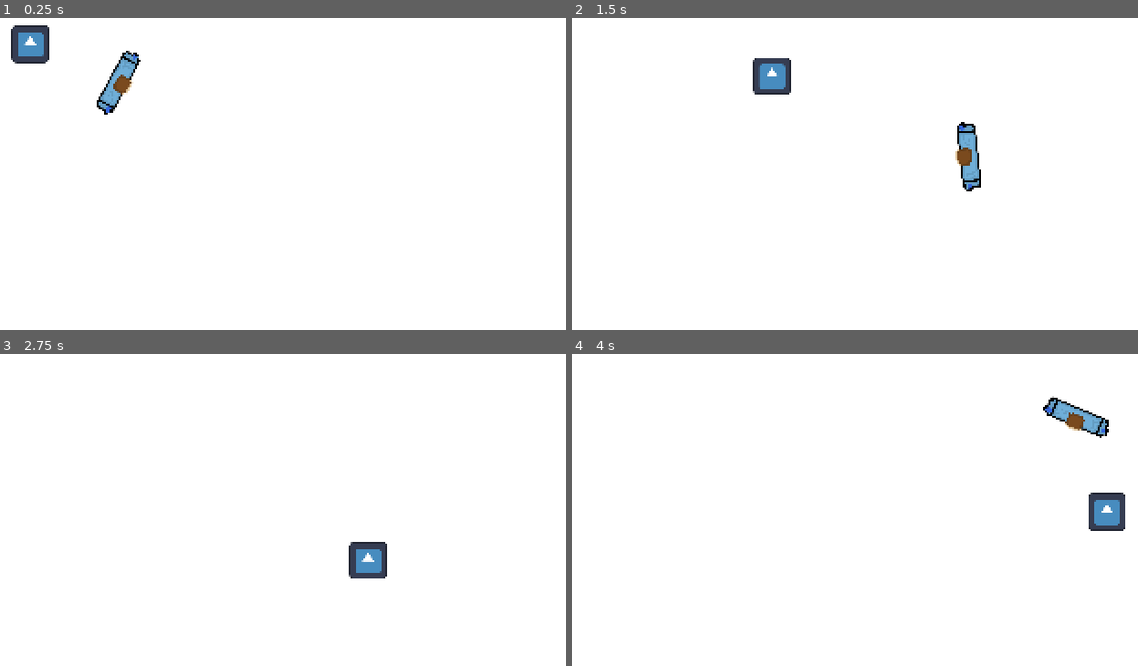
Above: before the commit, frames 1-4 (two rows, left to right).
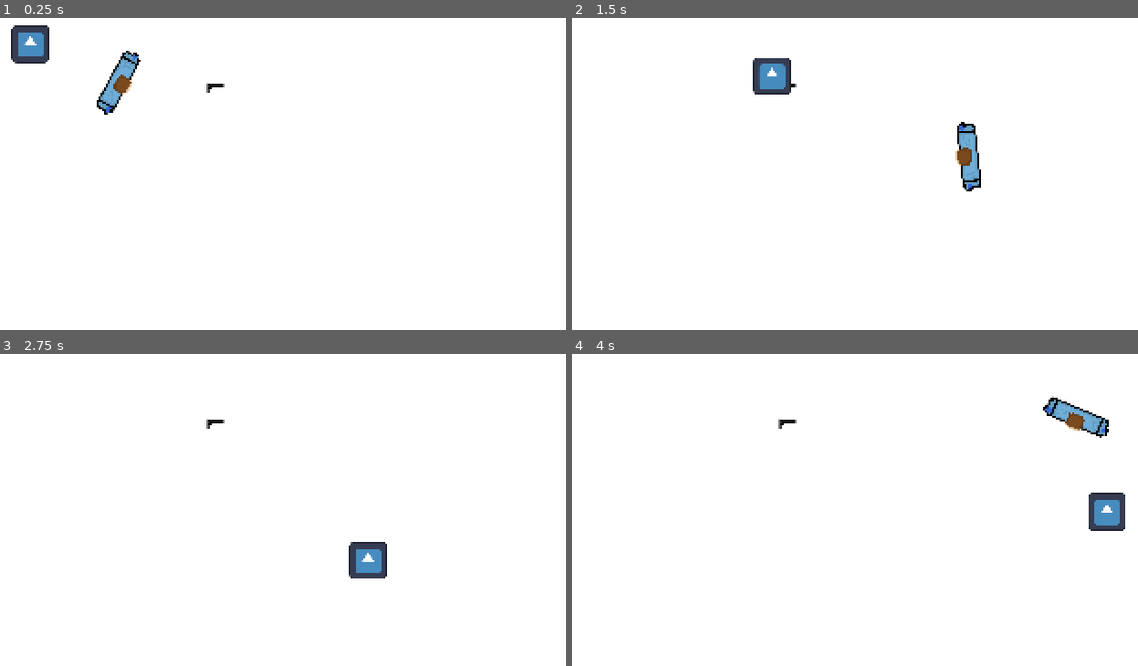
Above: after the commit, the same moments.

Repository: jarinjuan/ZizkovskaLajna
Game: Godot game, scene res://room.tscn
The game is run twice, just before and just after one commit, with the same random seed, the same clock (stepped at 60 frames per second) and the same inputs. The engine's default icon, where the game draws it, is replaced by a stand-in: a white triangle on a blue panel in a dark square.
Inputs (mouse positions are in pixels of both pictures, inside the frame that each line leads up to):
- Up to frame 1 (0.25 s): no input
- Up to frame 2 (1.5 s): tap Enter at 0.5 s; move the mouse to (973, 149) at 0.52 s; hold D (move_right) 0.53-1.28 s; right-click (973, 149) at 0.6 s; move the mouse to (730, 183) at 1.27 s; hold S (move_down) from 1.28 s (still down); right-click (730, 183) at 1.35 s
- Up to frame 3 (2.75 s): move the mouse to (333, 428) at 2.02 s; release S (move_down) at 2.03 s; hold D (move_right) from 2.03 s (still down); right-click (333, 428) at 2.1 s
- Up to frame 4 (4 s): move the mouse to (815, 566) at 2.77 s; release D (move_right) at 2.78 s; hold W (move_up) 2.78-3.53 s; right-click (815, 566) at 2.85 s; move the mouse to (1019, 550) at 3.52 s; hold A (move_left) from 3.53 s (still down); right-click (1019, 550) at 3.6 s

The runs differ from the first frame. In frame 1, less than 0.1% of the frame differs, in the area x 36-40%, y 21-24%; in frame 2, less than 0.1%; in frame 3, less than 0.1%; in frame 4, less than 0.1%.

Commit message:
added picking up a gun mechanic

Diff:
--- /dev/null
+++ b/zizkovskalajna/area_2d.gd
@@ -0,0 +1,18 @@
+extends Area2D
+
+@onready var player = get_node("../Player")
+const PICKUP_DISTANCE: float = 20.0
+
+var weapon_name: String = "pistol"
+
+func _process(delta: float) -> void:
+	if not is_instance_valid(player):
+		return
+
+	var to_player: Vector2 = player.position - position
+	var distance_to_player: float = to_player.length()
+
+	if distance_to_player <= PICKUP_DISTANCE and Input.is_action_just_pressed("mouse_right"):
+		if player.has_method("pick_up_weapon"):
+			player.pick_up_weapon(self)
+			queue_free()
--- a/zizkovskalajna/player.gd
+++ b/zizkovskalajna/player.gd
@@ -1,6 +1,7 @@
 extends CharacterBody2D
 
 const SPEED: int = 200
+var current_weapon = null
 
 func _physics_process(delta: float) -> void:
 	var movement := Vector2.ZERO
@@ -19,3 +20,7 @@
 
 	velocity = movement * SPEED
 	move_and_slide()
+
+func pick_up_weapon(weapon):
+	current_weapon = weapon.weapon_name
+	print("zvednuto: " + current_weapon) #kontrola jak to de
--- a/zizkovskalajna/player.tscn
+++ b/zizkovskalajna/player.tscn
@@ -1,7 +1,7 @@
 [gd_scene load_steps=4 format=3 uid="uid://c2xfro0t7ilr6"]
 
 [ext_resource type="Script" uid="uid://b865s1sv1xsyx" path="res://marker_2d.gd" id="1_onrkg"]
-[ext_resource type="Texture2D" uid="uid://d4ma4ykc13c60" path="res://Assets/topdownchar1_scaled.png" id="2_onrkg"]
+[ext_resource type="Texture2D" uid="uid://d4ma4ykc13c60" path="res://Assets/sprite_beta_player.png" id="2_onrkg"]
 
 [sub_resource type="RectangleShape2D" id="RectangleShape2D_onrkg"]
 size = Vector2(10, 34)
--- a/zizkovskalajna/project.godot
+++ b/zizkovskalajna/project.godot
@@ -46,6 +46,11 @@
 "events": [Object(InputEventKey,"resource_local_to_scene":false,"resource_name":"","device":0,"window_id":0,"alt_presse …(189 unchanged characters)…
 ]
 }
+mouse_right={
+"deadzone": 0.2,
+"events": [Object(InputEventMouseButton,"resource_local_to_scene":false,"resource_name":"","device":-1,"window_id":0,"alt_pressed":false,"shift_pressed":false,"ctrl_pressed":false,"meta_pressed":false,"button_mask":0,"position":Vector2(0, 0),"global_position":Vector2(0, 0),"factor":1.0,"button_index":2,"canceled":false,"pressed":false,"double_click":false,"script":null)
+]
+}
 
 [rendering]
 
--- a/zizkovskalajna/room.tscn
+++ b/zizkovskalajna/room.tscn
@@ -1,15 +1,18 @@
-[gd_scene load_steps=6 format=3 uid="uid://d1yrsh4myo4xd"]
+[gd_scene load_steps=8 format=3 uid="uid://d1yrsh4myo4xd"]
 
 [ext_resource type="PackedScene" uid="uid://c2xfro0t7ilr6" path="res://player.tscn" id="1_88gup"]
 [ext_resource type="Script" uid="uid://kdbuin1158us" path="res://player.gd" id="2_bisa2"]
 [ext_resource type="Texture2D" uid="uid://h05a36oikkxe" path="res://icon.svg" id="3_4o3f6"]
 [ext_resource type="Script" uid="uid://dhpj3jxvrqjeo" path="res://character_body_2d.gd" id="3_v5vuv"]
+[ext_resource type="Texture2D" uid="uid://vmn6j50xhpnq" path="res://Assets/sprite_gun.png" id="5_ka7wq"]
+[ext_resource type="Script" uid="uid://d25p8k37lmial" path="res://area_2d.gd" id="5_x5k2b"]
 
 [sub_resource type="RectangleShape2D" id="RectangleShape2D_4o3f6"]
 
 [node name="Room" type="Node2D"]
 
 [node name="Background" type="ColorRect" parent="."]
+z_index = -2
 offset_right = 320.0
 offset_bottom = 180.0
 
@@ -17,15 +20,27 @@
 position = Vector2(76, 45)
 script = ExtResource("2_bisa2")
 
-[node name="CharacterBody2D" type="CharacterBody2D" parent="."]
+[node name="Enemy" type="CharacterBody2D" parent="."]
 position = Vector2(19, 20)
 script = ExtResource("3_v5vuv")
 
-[node name="CollisionShape2D" type="CollisionShape2D" parent="CharacterBody2D"]
+[node name="CollisionShape2D" type="CollisionShape2D" parent="Enemy"]
 shape = SubResource("RectangleShape2D_4o3f6")
 one_way_collision_margin = 0.0
 
-[node name="Sprite2D" type="Sprite2D" parent="CharacterBody2D"]
+[node name="Sprite2D" type="Sprite2D" parent="Enemy"]
 position = Vector2(-4.76837e-07, -4.91738e-07)
 scale = Vector2(0.160156, 0.160156)
 texture = ExtResource("3_4o3f6")
+
+[node name="Area2D" type="Area2D" parent="."]
+z_index = -1
+position = Vector2(128, 47)
+script = ExtResource("5_x5k2b")
+
+[node name="Sprite2D" type="Sprite2D" parent="Area2D"]
+scale = Vector2(0.3, 0.3)
+texture = ExtResource("5_ka7wq")
+
+[node name="CollisionShape2D" type="CollisionShape2D" parent="Area2D"]
+disabled = true
Renamed: zizkovskalajna/Assets/topdownchar1_scaled.png -> zizkovskalajna/Assets/sprite_beta_player.png
Not shown, changed: zizkovskalajna/Assets/sprite_beta_player.png.import
Binary file added: zizkovskalajna/Assets/sprite_gun.png
Not shown, changed: zizkovskalajna/Assets/sprite_gun.png.import
Binary file removed: zizkovskalajna/Assets/testPlayer.png
Not shown, added: zizkovskalajna/area_2d.gd.uid
